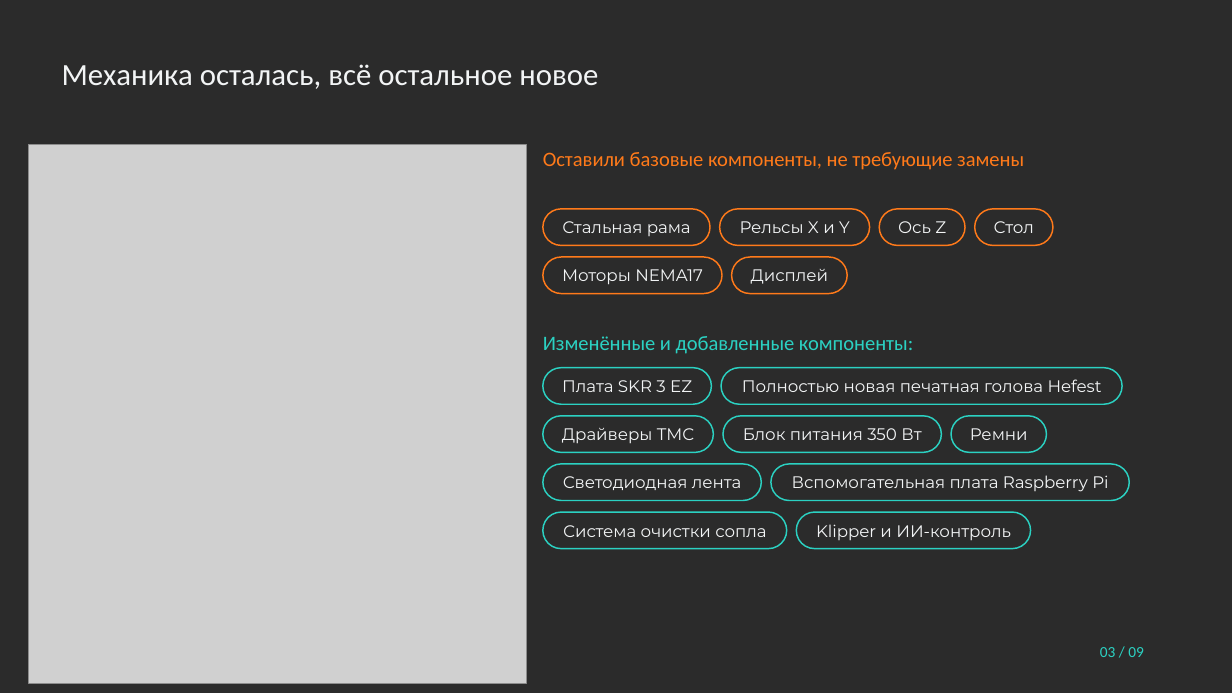
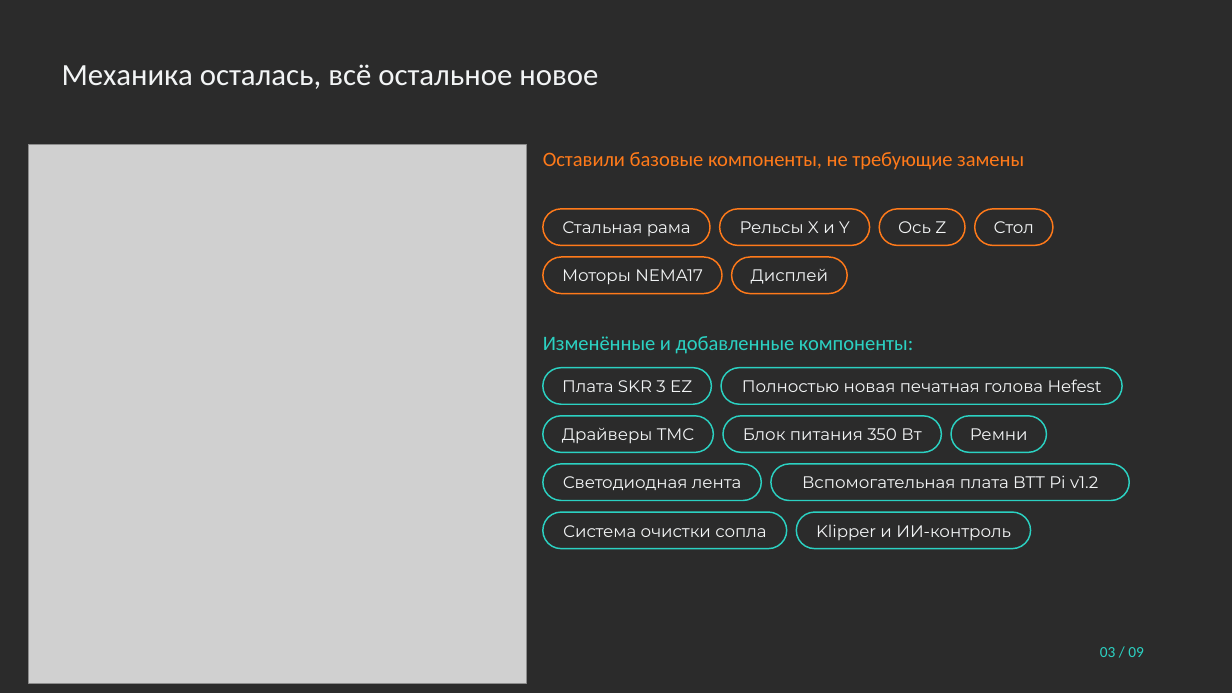
Before and after one commit to pmixay/3d-project, a slide deck: slide 3 of submission/Hefest_prezentaciya.pptx. Drawn at 1232x693 pixels with LibreOffice and Linux fonts; fonts in the diff are those of the drawing; grey boxes stand for pictures; background and template pictures are left out; a plain dark background stands for a picture behind light text. Boxes give left, top, right and bottom in pixels: in the first picture for what was removed or moved away, otherwise in the second. Text is boxed around its words. In the diff, an @@ line names an element or a change of style, - is before the commit and + after.

```diff
--- a/submission/Hefest_prezentaciya.pptx
+++ b/submission/Hefest_prezentaciya.pptx
@@ text in rounded rectangle at bbox=[802, 475, 1098, 488]: text changed @@
-Вспомогательная плата Raspberry Pi
+Вспомогательная плата BTT Pi v1.2
```
Also in this commit, not shown: 4 other slides changed, 14 other files.
